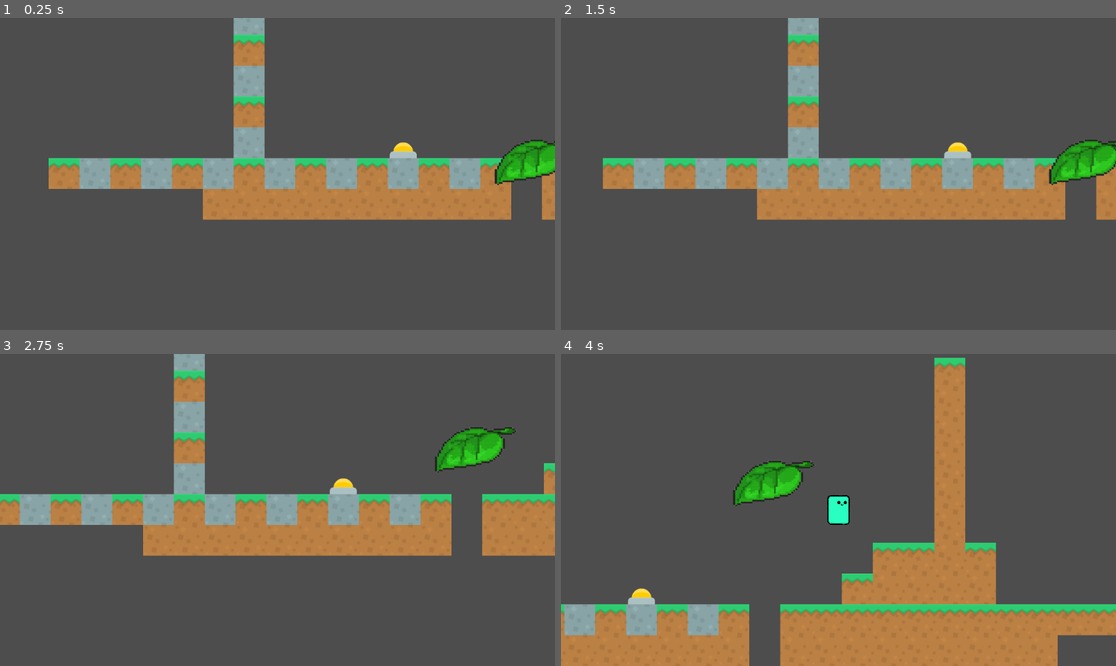
Above: before the commit, frames 1-4 (two rows, left to right).
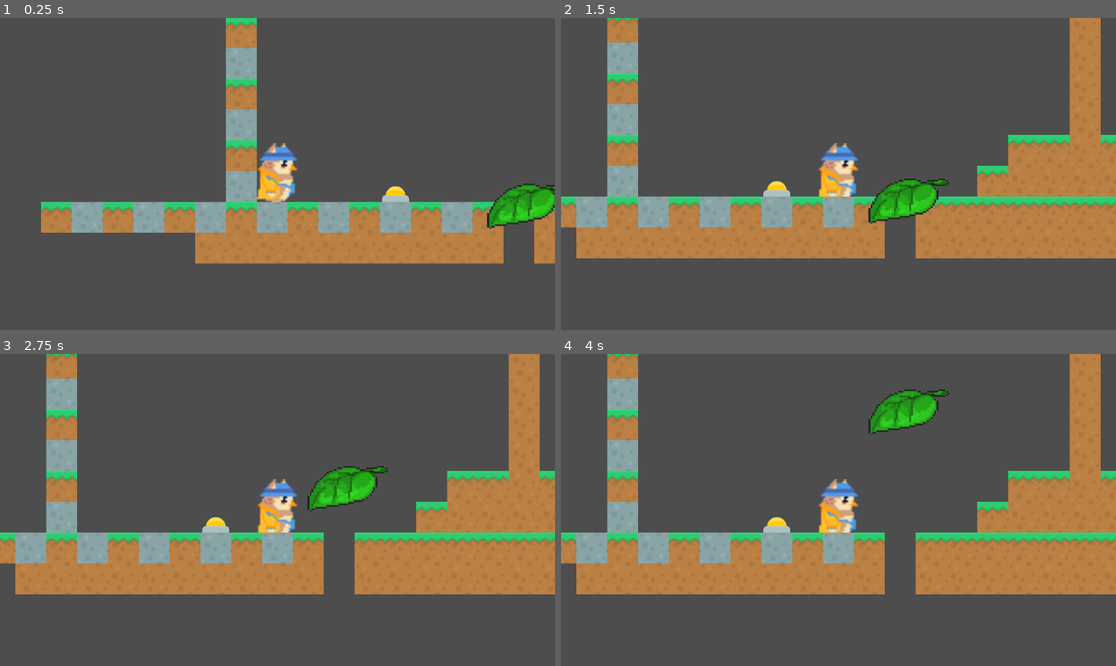
Above: after the commit, the same moments.

Repository: mikanthrop/Projektstudium_Fukurou
Game: Godot game, scene res://assets/scenes/screens/main.tscn
The game is run twice, just before and just after one commit, with the same random seed, the same clock (stepped at 60 frames per second) and the same inputs.
Inputs:
- Up to frame 1 (0.25 s): no input
- Up to frame 2 (1.5 s): tap Enter at 0.5 s; hold Shift (dash) 0.53-1.28 s; hold Right (move_right) from 0.53 s (still down); tap Space (jump) at 0.77 s; tap Ctrl (hold) at 1.35 s
- Up to frame 3 (2.75 s): tap Space (jump) at 1.52 s; release Right (move_right) at 2.03 s; hold Left (move_left) from 2.03 s (still down); hold Shift (dash) from 2.03 s (still down)
- Up to frame 4 (4 s): release Left (move_left) at 2.78 s; release Shift (dash) at 2.78 s; hold Right (move_right) from 2.78 s (still down); tap Ctrl (hold) at 2.85 s; tap Space (jump) at 3.02, 3.77 s; hold Shift (dash) from 3.53 s (still down)

The runs differ from the first frame. In frame 1, 29% of the frame differs, in the area x 7-100%, y 0-79%; in frame 2, 36%; in frame 3, 38%; in frame 4, 52%, in the area x 0-100%, y 0-100%.

Commit message:
Fix: adjust player character's height

Diff:
--- a/assets/scenes/prefabs/player.tscn
+++ b/assets/scenes/prefabs/player.tscn
@@ -1,7 +1,7 @@
 [gd_scene load_steps=11 format=3 uid="uid://dj1j6ywsgiml0"]
 
-[ext_resource type="Texture2D" uid="uid://ch7dttdt73lmt" path="res://assets/sprites/Player.png" id="1_3s3ns"]
 [ext_resource type="Script" path="res://assets/scripts/Player/player.gd" id="1_wr5ff"]
+[ext_resource type="Texture2D" uid="uid://cieljqgtbe7am" path="res://assets/sprites/Fuku_png.png" id="2_k26bn"]
 [ext_resource type="Script" path="res://assets/scripts/Player/movement/state_machine.gd" id="3_o2ahg"]
 [ext_resource type="Script" path="res://assets/scripts/Player/movement/idling.gd" id="4_fc6ut"]
 [ext_resource type="Script" path="res://assets/scripts/Player/movement/walking.gd" id="5_r8n51"]
@@ -11,8 +11,8 @@
 [ext_resource type="Script" path="res://assets/scripts/Player/movement/wall_holding.gd" id="9_5g8pa"]
 
 [sub_resource type="CapsuleShape2D" id="CapsuleShape2D_fitw2"]
-radius = 260.0
-height = 684.0
+radius = 39.0
+height = 128.0
 
 [node name="Player" type="CharacterBody2D" node_paths=PackedStringArray("state_machine")]
 collision_mask = 2
@@ -29,7 +29,8 @@
 metadata/_edit_group_ = true
 
 [node name="PlayerSprite" type="Sprite2D" parent="."]
-texture = ExtResource("1_3s3ns")
+scale = Vector2(4, 4)
+texture = ExtResource("2_k26bn")
 
 [node name="CollisionShape" type="CollisionShape2D" parent="."]
 shape = SubResource("CapsuleShape2D_fitw2")
--- a/assets/scenes/screens/main.tscn
+++ b/assets/scenes/screens/main.tscn
@@ -339,8 +339,7 @@
 [node name="main" type="Node2D"]
 
 [node name="Player" parent="." instance=ExtResource("1_rvx31")]
-position = Vector2(91, 542)
-scale = Vector2(0.09, 0.09)
+position = Vector2(107, 513)
 JUMP_HEIGHT = 163.488
 JUMP_TIME_TO_PEAK = 0.355
 JUMP_TIME_TO_DESCENT = 0.26
